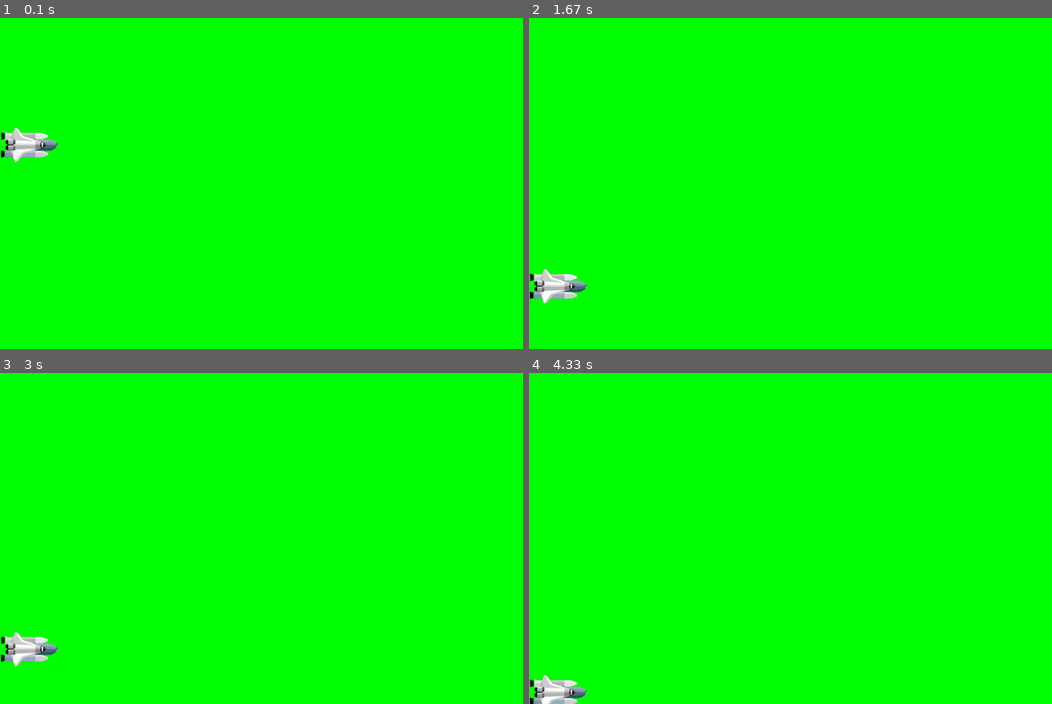
Above: before the commit, frames 1-4 (two rows, left to right).
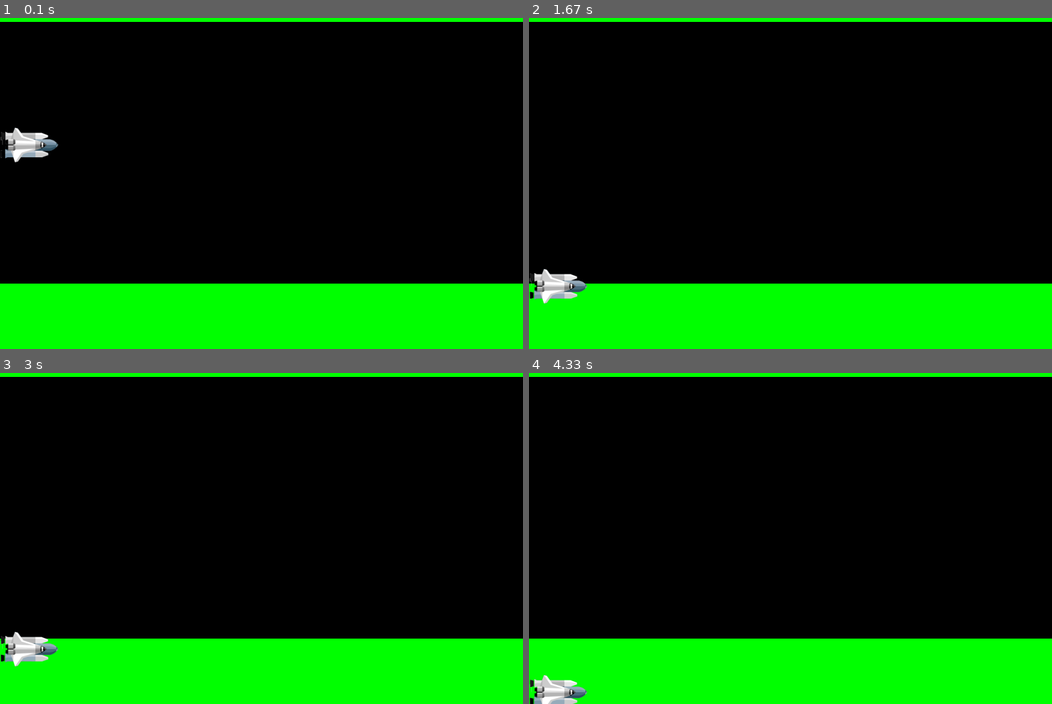
Above: after the commit, the same moments.

Repository: deviankim/pygame9
Game: pygame game, started from 01-cave/06.py
Same seed, same stepped clock (60 frames per second), same inputs: the game is played once before the commit and once after it.
Inputs:
- Up to frame 1 (0.1 s): no input
- Up to frame 2 (1.67 s): tap Space at 0.33, 0.73, 1.03, 1.23, 1.57 s
- Up to frame 3 (3 s): tap Space at 1.87, 2.07, 2.37, 2.63, 2.97 s
- Up to frame 4 (4.33 s): tap Space at 3.4, 3.8, 4.1 s

The runs differ from the first frame. In frame 1, 78% of the frame differs, in the area x 0-100%, y 1-81%; in frame 2, 79%; in frame 3, 79%; in frame 4, 79%.

Commit message:
06 구멍 (동굴) 그리기

Diff:
--- a/01-cave/06.py
+++ b/01-cave/06.py
@@ -1,6 +1,6 @@
 import sys
 import pygame
-from pygame.locals import QUIT, KEYDOWN, K_SPACE
+from pygame.locals import QUIT, KEYDOWN, K_SPACE, Rect  # Rect 클래스 불러오기
 
 pygame.init()
 pygame.key.set_repeat(5, 5)
@@ -10,9 +10,14 @@
 
 
 def main():
+    walls = 80  # 벽의 가로 길이 80으로 지정 (80 * 10 = 800)
     ship_y = 250
     velocity = 0
     ship_image = pygame.image.load("ship.png")
+
+    holes = []  # 구멍 리스트 준비
+    for xpos in range(walls):  # 변수 xpos 는 0 부터 79 까지 반복 할당 된다.
+        holes.append(Rect(xpos * 10, 100, 10, 400))  # 구멍 리스트에 Rect 추가: 오른쪽으로 10씩 이동하면서 배치됨
 
     while True:
         is_space_down = False
@@ -29,6 +34,9 @@
 
         SURFACE.fill((0, 255, 0))
 
+        for hole in holes:  # 구멍 리스트에서 하나씩 꺼내서 아래 블럭 실행
+            pygame.draw.rect(SURFACE, (0, 0, 0), hole)  # 구멍을 검은색 (0, 0, 0) 으로 그려 준다.
+
         SURFACE.blit(ship_image, (0, ship_y))
 
         pygame.display.update()
